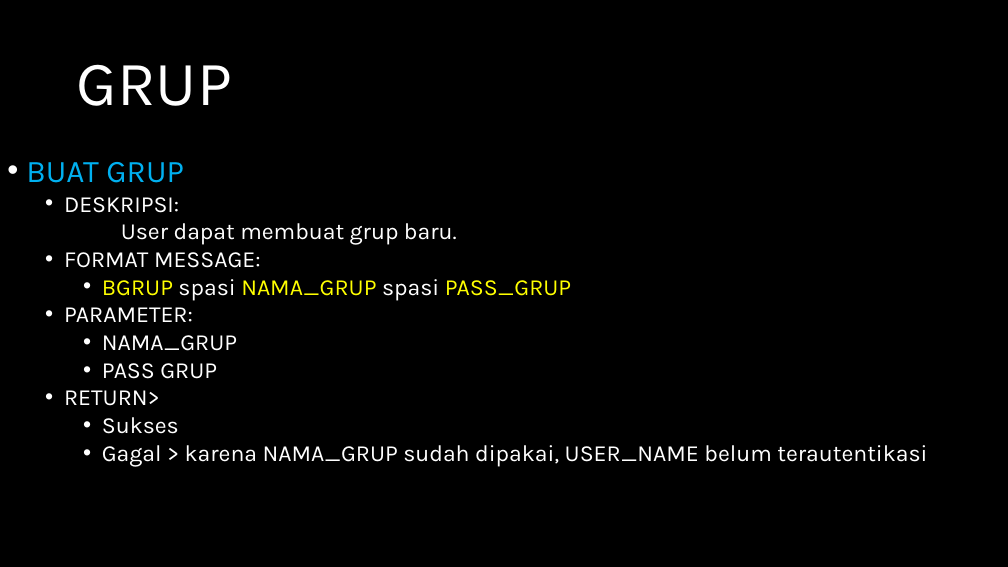
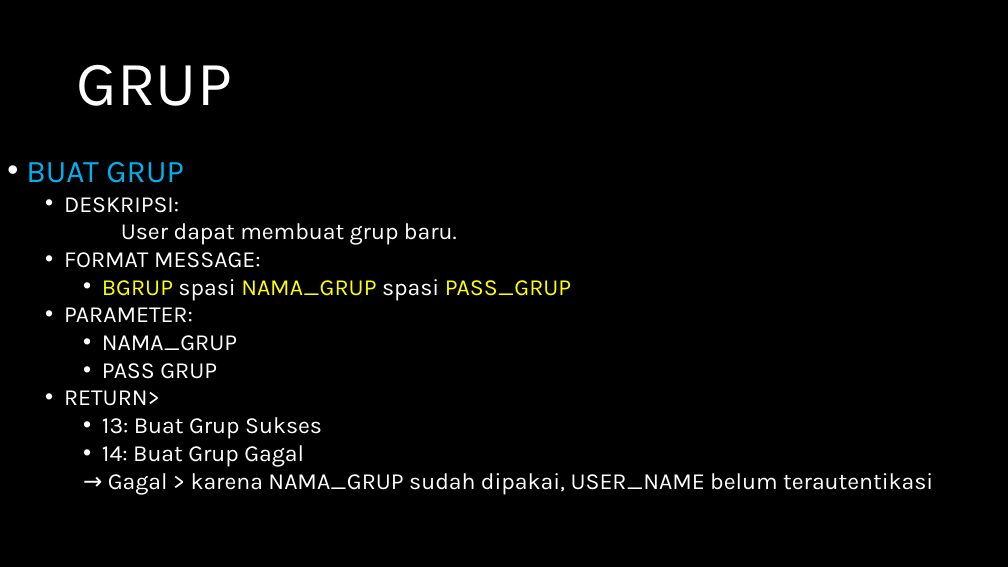
Before and after one commit to jeffrynasri/Kuliah-Progjar-E, a slide deck: slide 8 of TUGAS2_CHATSERVER/DRAFT-CHAT-SERVER.pptx. Drawn at 1008x567 pixels with LibreOffice and Linux fonts; fonts in the diff are those of the drawing. Boxes give left, top, right and bottom in pixels: in the first picture for what was removed or moved away, otherwise in the second. Text is boxed around its words. In the diff, an @@ line names an element or a change of style, - is before the commit and + after.

```diff
--- a/TUGAS2_CHATSERVER/DRAFT-CHAT-SERVER.pptx
+++ b/TUGAS2_CHATSERVER/DRAFT-CHAT-SERVER.pptx
@@ text at (x1=102, y1=417, x2=933, y2=494): text changed @@
-    • Sukses
-    • Gagal > karena NAMA_GRUP sudah dipakai, USER_NAME belum terautentikasi
+    • 13: Buat Grup Sukses
+    • 14: Buat Grup Gagal
+    → Gagal > karena NAMA_GRUP sudah dipakai, USER_NAME belum terautentikasi
```
Also in this commit, not shown: 12 other slides changed.
